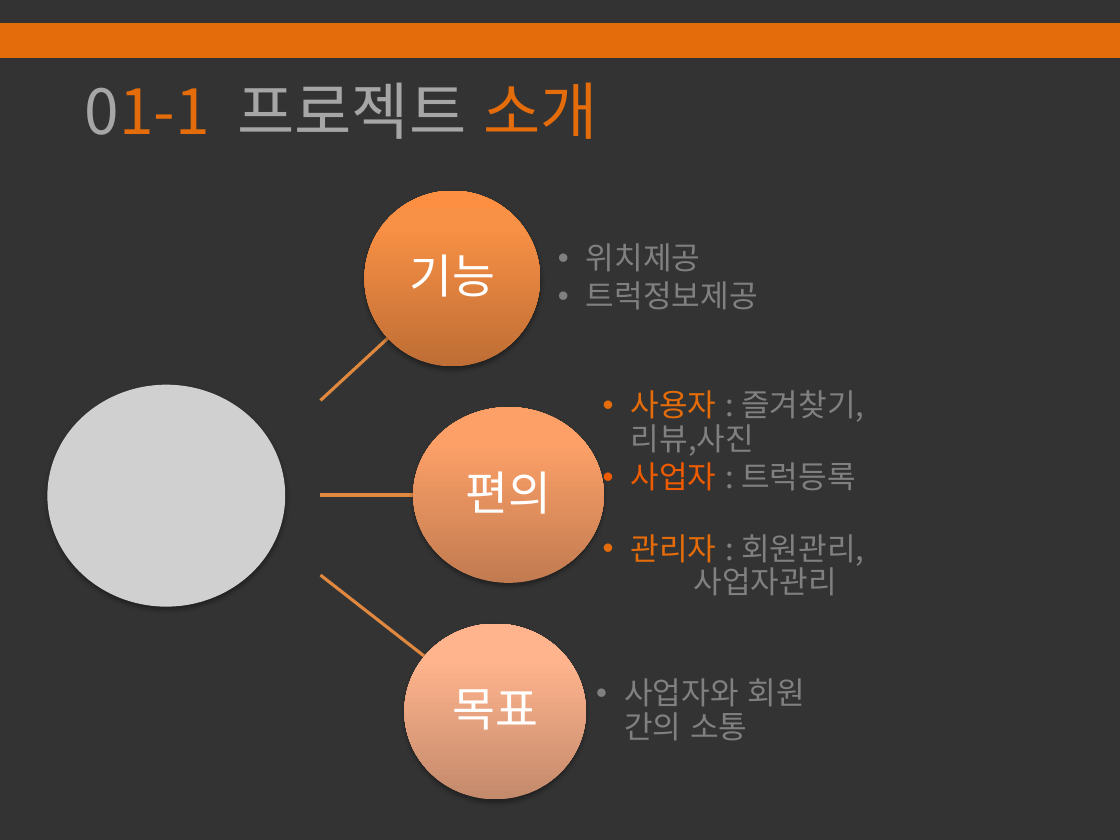
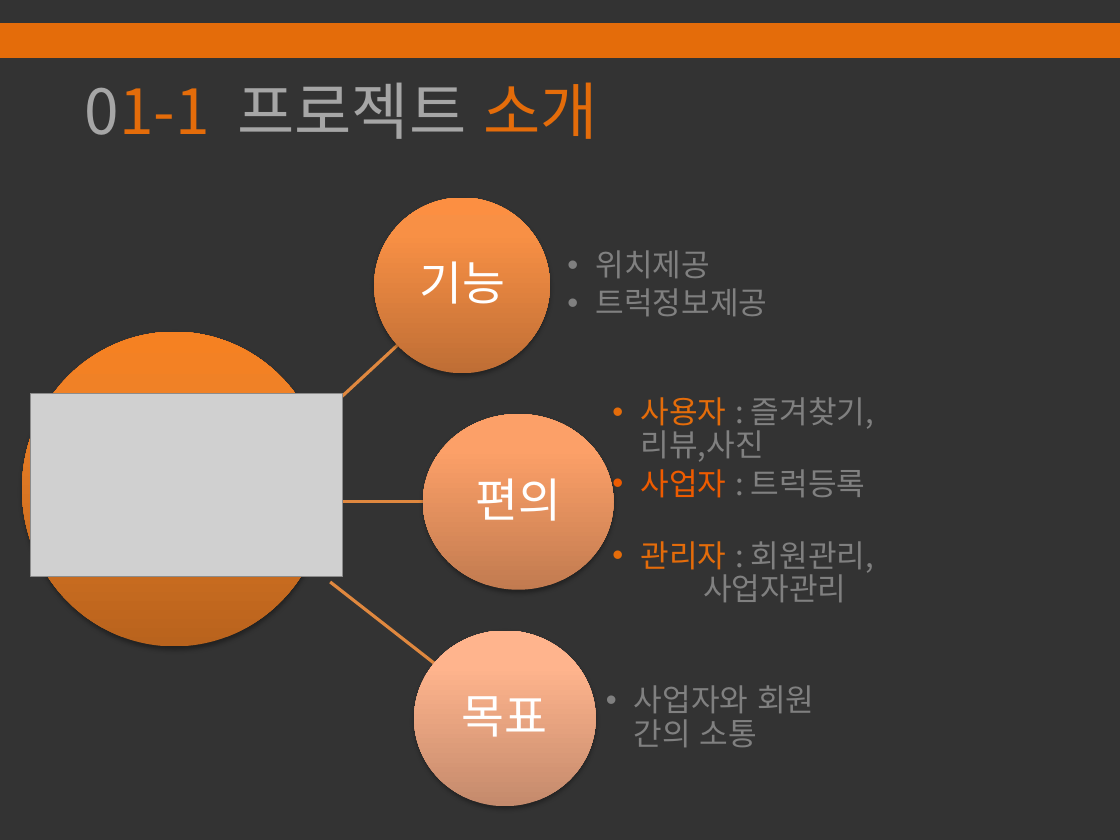
Before and after one commit to alsandwls1/food-truck-ppt, a slide deck: slide 4 of food-truckppt.pptx. Drawn at 1120x840 pixels with LibreOffice and Linux fonts; fonts in the diff are those of the drawing; grey boxes stand for pictures. Boxes give left, top, right and bottom in pixels: in the first picture for what was removed or moved away, otherwise in the second. Text is boxed around its words. In the diff, an @@ line names an element or a change of style, - is before the commit and + after.

```diff
--- a/food-truckppt.pptx
+++ b/food-truckppt.pptx
@@ ellipse added at (x1=22, y1=332, x2=327, y2=646), fill gradient #B9641D to #F18226 to #F68222 @@
@@ 6 texts, 3 freeform shapes, 3 ellipses moved together from (x1=318, y1=190, x2=864, y2=800) to (x1=328, y1=197, x2=874, y2=806) @@
@@ picture resized from (x1=47, y1=385, x2=284, y2=607) to (x1=31, y1=393, x2=343, y2=576) @@
```
Also in this commit, not shown: 8 other slides changed.
